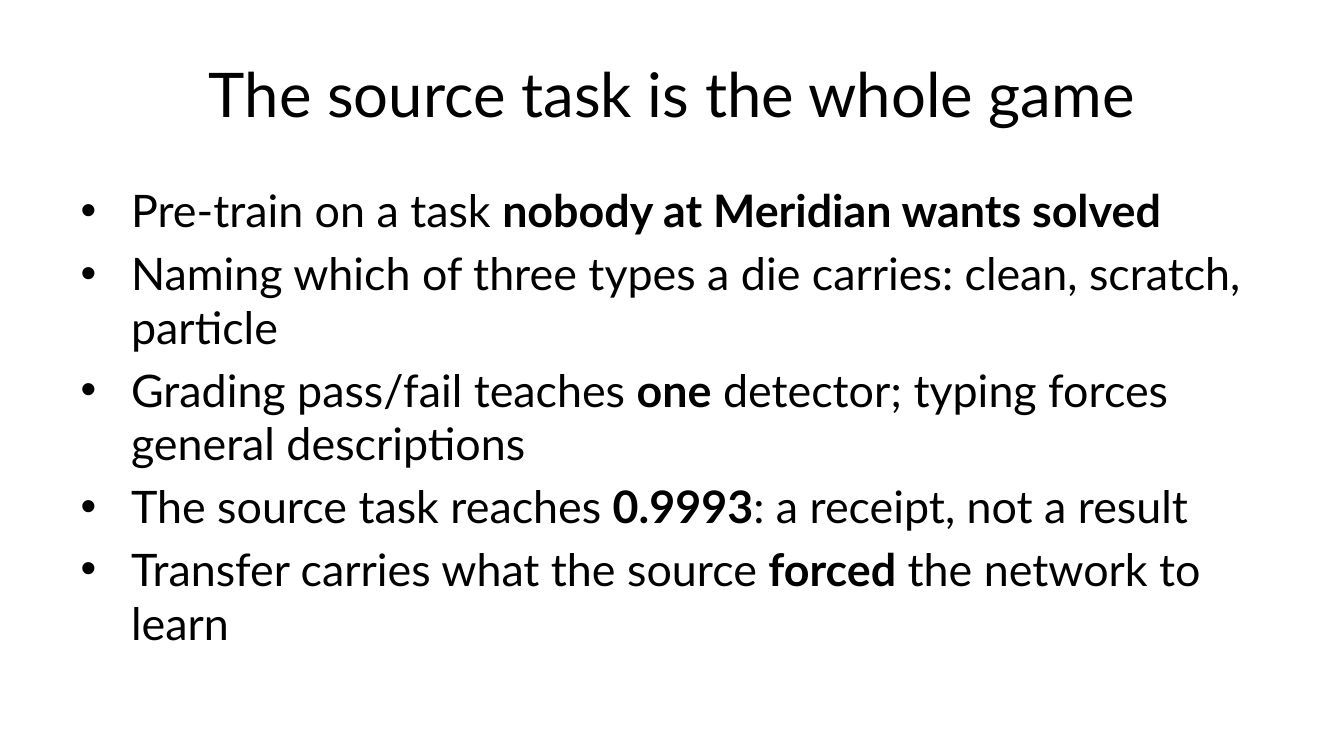
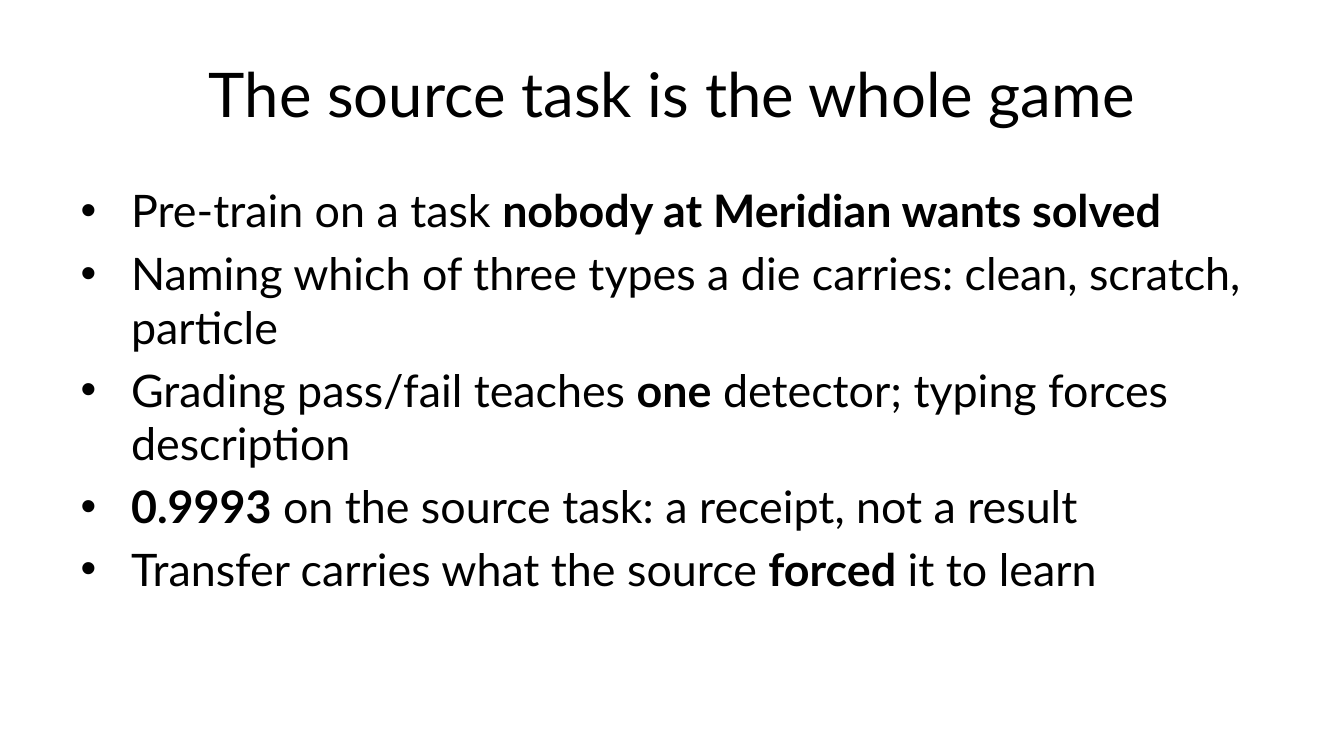
Before and after one commit to fabioantonini/technologies-for-artificial-intelligence, a slide deck: slide 50 of Lessons/10_convolutional_networks/Slides/convolutional_networks_slides.pptx. Drawn at 1344x756 pixels with LibreOffice and Linux fonts; fonts in the diff are those of the drawing; background and template pictures are left out. Boxes give left, top, right and bottom in pixels: in the first picture for what was removed or moved away, otherwise in the second. Text is boxed around its words. In the diff, an @@ line names an element or a change of style, - is before the commit and + after.

```diff
--- a/Lessons/10_convolutional_networks/Slides/convolutional_networks_slides.pptx
+++ b/Lessons/10_convolutional_networks/Slides/convolutional_networks_slides.pptx
@@ text at [131, 374, 1168, 587]: text changed @@
-• Grading pass/fail teaches one detector; typing forces general descriptions
-• The source task reaches 0.9993: a receipt, not a result
-• Transfer carries what the source forced the network to learn
+• Grading pass/fail teaches one detector; typing forces description
+• 0.9993 on the source task: a receipt, not a result
+• Transfer carries what the source forced it to learn
```
Also in this commit, not shown: 2 other slides changed, 12 other files.
